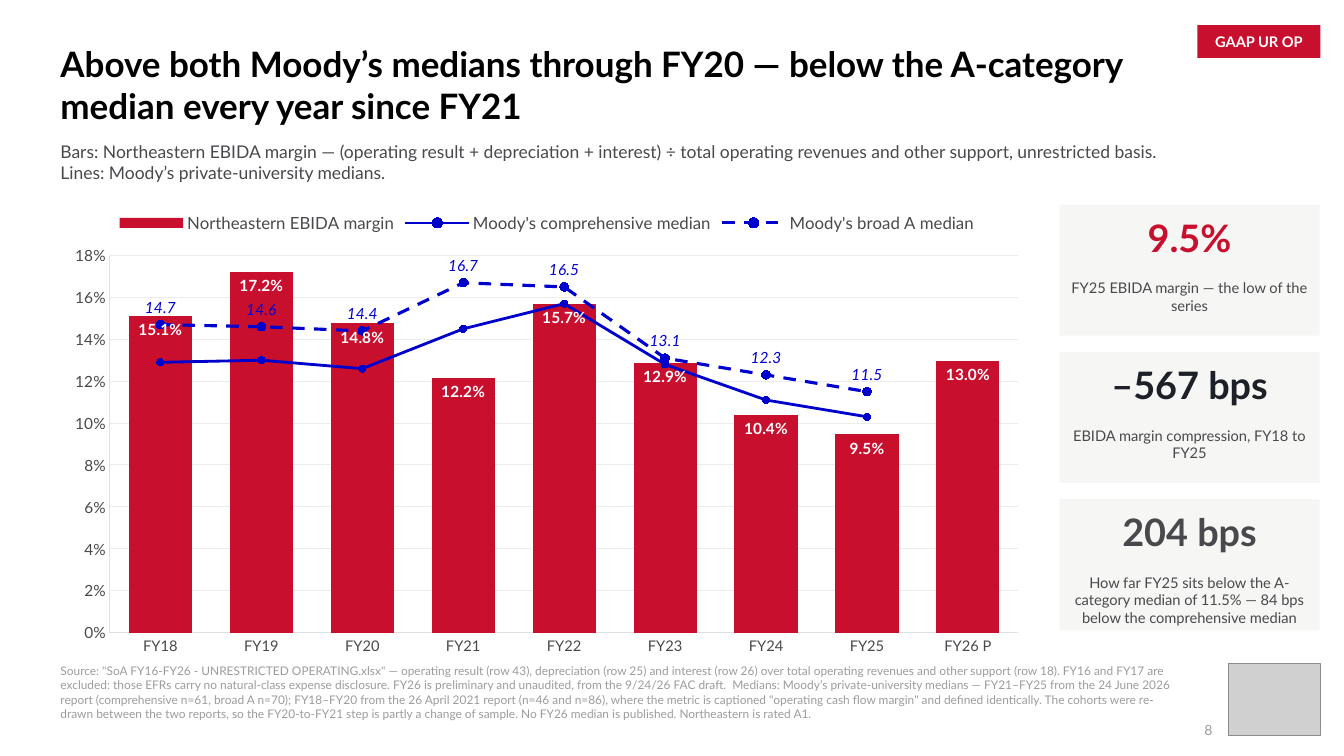
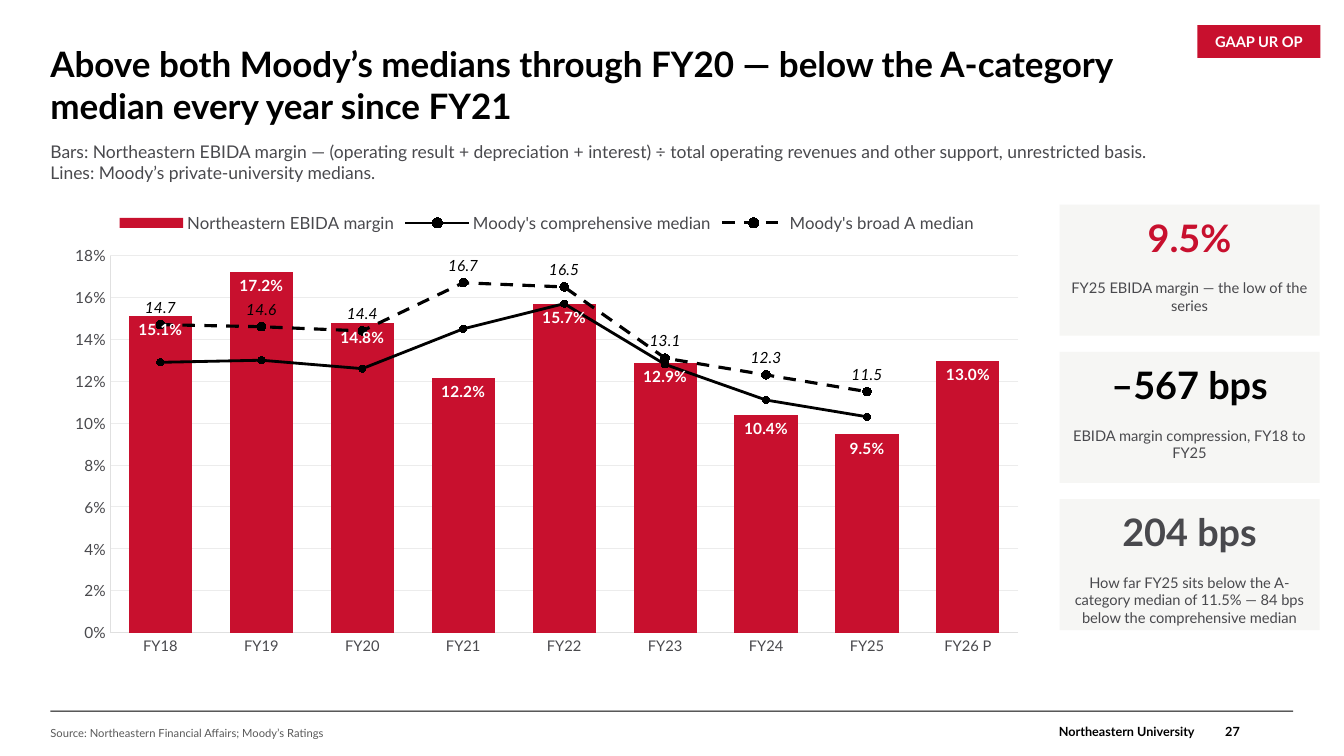
Before and after one commit to brettcsweet/Tonys-repo, a slide deck: slide 27 of GC_Financial_Update_2026-09-30.pptx (slide 23 before the commit). Drawn at 1344x756 pixels with LibreOffice and Linux fonts; fonts in the diff are those of the drawing; grey boxes stand for pictures; background and template pictures are left out. Boxes give left, top, right and bottom in pixels: in the first picture for what was removed or moved away, otherwise in the second. Text is boxed around its words. In the diff, an @@ line names an element or a change of style, - is before the commit and + after.

```diff
--- a/GC_Financial_Update_2026-09-30.pptx
+++ b/GC_Financial_Update_2026-09-30.pptx
@@ text "Above both Moody’s medians through ...": place and size @@
-text "Above both Moody’s medians through ..." at [60, 50, 1124, 125]
+text "Above both Moody’s medians through ..." at [50, 50, 1113, 125]
@@ text "Bars: Northeastern EBIDA margin — ...": place and size @@
-text "Bars: Northeastern EBIDA margin — ..." at [60, 144, 1157, 182]
+text "Bars: Northeastern EBIDA margin — ..." at [50, 144, 1146, 182]
@@ column chart at [55, 202, 1038, 663] @@
@@ colour of Moody's comprehensive median #0000CC to #000000 @@
@@ colour of Moody's broad A median #0000CC to #000000 @@
@@ data labels of Moody's broad A median changed @@
@@ text "–567 bps" at [1111, 371, 1268, 406]: text colour #1E2028 to #000000 @@
@@ text removed at [60, 666, 1170, 720] @@
-Source: "SoA FY16-FY26 - UNRESTRICTED OPERATING.xlsx" — operating result (row 43), depreciation (row 25) and interest (row 26) over total operating revenues and other support (row 18). FY16 and FY17 are excluded: those EFRs carry no natural-class expense disclosure. FY26 is preliminary and unaudited, from the 9/24/26 FAC draft. Medians: Moody’s private-university medians — FY21–FY25 from the 24 June 2026 report (comprehensive n=61, broad A n=70); FY18–FY20 from the 26 April 2021 report (n=46 and n=86), where the metric is captioned "operating cash flow margin" and defined identically. The cohorts were re-drawn between the two reports, so the FY20-to-FY21 step is partly a change of sample. No FY26 median is published. Northeastern is rated A1.
@@ picture removed at [1229, 664, 1322, 736] @@
@@ rectangle added at [50, 711, 1294, 712], fill #000000 @@
@@ text added at [50, 728, 323, 739], 8 pt, text #595959 @@
+Source: Northeastern Financial Affairs; Moody’s Ratings
@@ text added at [1059, 726, 1194, 738], 9 pt, text #000000, bold @@
+Northeastern University
@@ text removed at [1204, 725, 1212, 735] @@
-8
@@ page number added at [1225, 726, 1240, 736], 9 pt, text #000000, bold @@
+27
```
Also in this commit, not shown: 29 other slides changed, 8 slides added, 1 slide removed.
